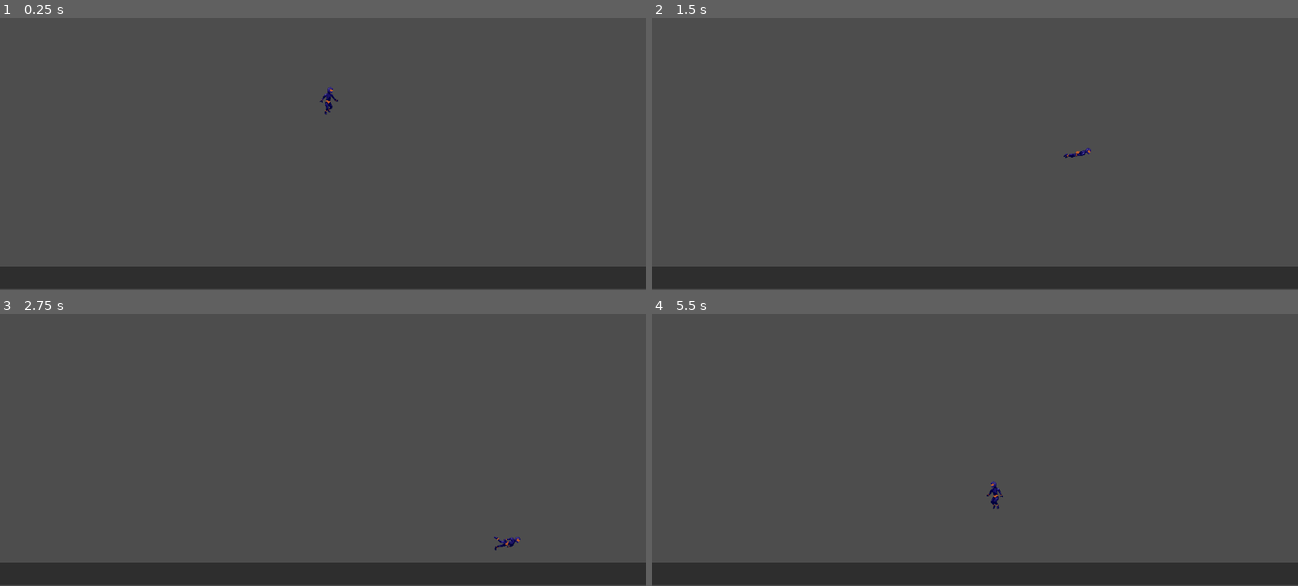
Above: before the commit, frames 1-4 (two rows, left to right).
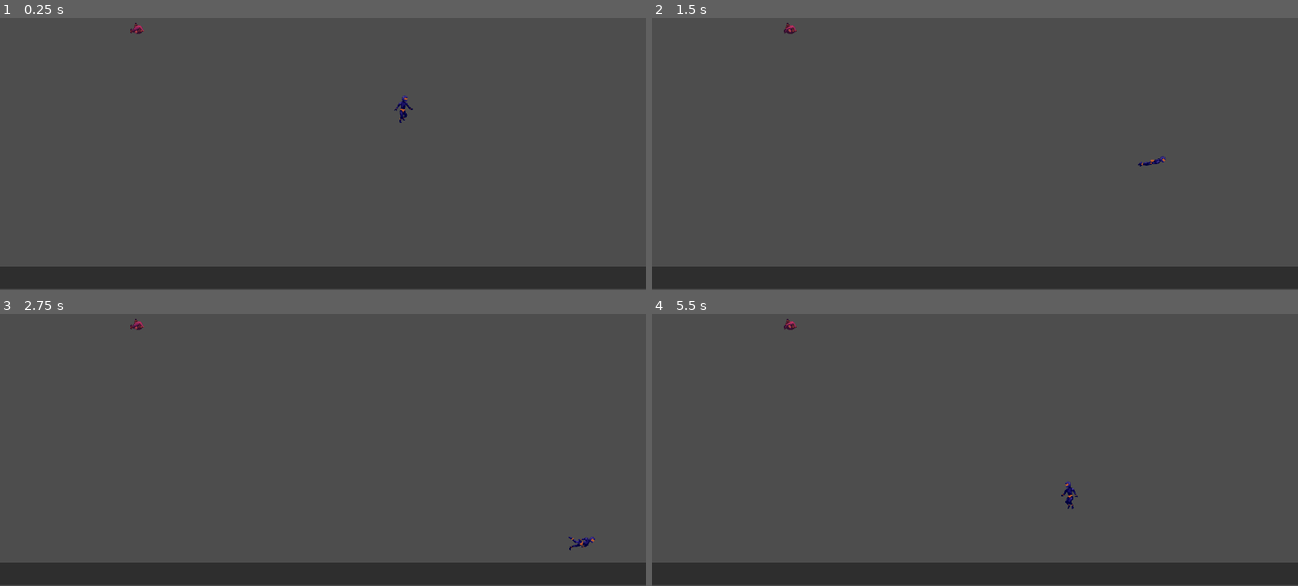
Above: after the commit, the same moments.

Repository: sammisetti2/Diver-Down
Game: Godot game, scene res://main.tscn
Same seed, same stepped clock (60 frames per second), same inputs: the game is played once before the commit and once after it.
Inputs:
- Up to frame 1 (0.25 s): no input
- Up to frame 2 (1.5 s): hold Right (ui_right) 0.53-1.28 s; hold Down (ui_down) from 1.28 s (still down)
- Up to frame 3 (2.75 s): release Down (ui_down) at 2.03 s; hold Right (ui_right) from 2.03 s (still down)
- Up to frame 4 (5.5 s): release Right (ui_right) at 2.78 s; hold Up (ui_up) 2.78-3.53 s; hold Left (ui_left) 3.53-5.03 s; hold Down (ui_down) from 5.03 s (still down)

The runs differ from the first frame. In frame 1, 0.2% of the frame differs, in the area x 20-64%, y 1-39%; in frame 2, 0.2%; in frame 3, 0.2%; in frame 4, 0.3%, in the area x 20-66%, y 1-72%.

Commit message:
Created Fish Scene
Created Fish Scene with swimming animation. Follows player on detection.

Diff:
--- /dev/null
+++ b/fish.gd
@@ -0,0 +1,40 @@
+extends CharacterBody2D
+
+
+const SPEED = 50.0
+
+@export var player : CharacterBody2D
+var chase = false
+
+# Get the gravity from the project settings to be synced with RigidBody nodes.
+var gravity = ProjectSettings.get_setting("physics/2d/default_gravity")
+
+func _ready():
+	get_node("AnimatedSprite2D").play("Default")
+	print(velocity)
+
+func _physics_process(delta):
+	if chase:
+		var player_position = player.position
+		var target_position = (player_position - self.position).normalized()
+
+		if target_position.x > 0:
+			get_node("AnimatedSprite2D").flip_h = false
+		else:
+			get_node("AnimatedSprite2D").flip_h = true
+
+		velocity = Vector2(target_position * SPEED)
+	else:
+		velocity = Vector2.ZERO
+
+	move_and_slide()
+
+
+func _on_player_detection_body_entered(body):
+	if body.name == "Player":
+		chase = true
+
+
+func _on_player_detection_body_exited(body):
+	if body.name == "Player":
+		chase = false
--- /dev/null
+++ b/fish.tscn
@@ -0,0 +1,65 @@
+[gd_scene load_steps=10 format=3 uid="uid://l68bvb1w4xdr"]
+
+[ext_resource type="Script" path="res://fish.gd" id="1_b125f"]
+[ext_resource type="Texture2D" uid="uid://c67qtfrwm0cug" path="res://underwater-diving-files/underwater-diving-files/PNG/enemies/fish.png" id="1_gjyke"]
+
+[sub_resource type="AtlasTexture" id="AtlasTexture_2cj4a"]
+atlas = ExtResource("1_gjyke")
+region = Rect2(0, 0, 32, 32)
+
+[sub_resource type="AtlasTexture" id="AtlasTexture_eiqee"]
+atlas = ExtResource("1_gjyke")
+region = Rect2(32, 0, 32, 32)
+
+[sub_resource type="AtlasTexture" id="AtlasTexture_j6kgl"]
+atlas = ExtResource("1_gjyke")
+region = Rect2(64, 0, 32, 32)
+
+[sub_resource type="AtlasTexture" id="AtlasTexture_i3afl"]
+atlas = ExtResource("1_gjyke")
+region = Rect2(96, 0, 32, 32)
+
+[sub_resource type="SpriteFrames" id="SpriteFrames_fugoc"]
+animations = [{
+"frames": [{
+"duration": 1.0,
+"texture": SubResource("AtlasTexture_2cj4a")
+}, {
+"duration": 1.0,
+"texture": SubResource("AtlasTexture_eiqee")
+}, {
+"duration": 1.0,
+"texture": SubResource("AtlasTexture_j6kgl")
+}, {
+"duration": 1.0,
+"texture": SubResource("AtlasTexture_i3afl")
+}],
+"loop": true,
+"name": &"Default",
+"speed": 5.0
+}]
+
+[sub_resource type="RectangleShape2D" id="RectangleShape2D_t6hmo"]
+size = Vector2(19, 15)
+
+[sub_resource type="CircleShape2D" id="CircleShape2D_pfuou"]
+radius = 140.175
+
+[node name="Fish" type="CharacterBody2D"]
+script = ExtResource("1_b125f")
+
+[node name="AnimatedSprite2D" type="AnimatedSprite2D" parent="."]
+sprite_frames = SubResource("SpriteFrames_fugoc")
+animation = &"Default"
+
+[node name="CollisionShape2D" type="CollisionShape2D" parent="."]
+position = Vector2(-0.5, 2.5)
+shape = SubResource("RectangleShape2D_t6hmo")
+
+[node name="PlayerDetection" type="Area2D" parent="."]
+
+[node name="CollisionShape2D" type="CollisionShape2D" parent="PlayerDetection"]
+shape = SubResource("CircleShape2D_pfuou")
+
+[connection signal="body_entered" from="PlayerDetection" to="." method="_on_player_detection_body_entered"]
+[connection signal="body_exited" from="PlayerDetection" to="." method="_on_player_detection_body_exited"]
--- a/main.tscn
+++ b/main.tscn
@@ -1,5 +1,6 @@
-[gd_scene load_steps=3 format=3 uid="uid://yx7vistqip8e"]
+[gd_scene load_steps=4 format=3 uid="uid://yx7vistqip8e"]
 
+[ext_resource type="PackedScene" uid="uid://l68bvb1w4xdr" path="res://fish.tscn" id="1_8vvhi"]
 [ext_resource type="PackedScene" uid="uid://b1ynmndmu6p7q" path="res://player.tscn" id="1_b0kxl"]
 
 [sub_resource type="RectangleShape2D" id="RectangleShape2D_4cjye"]
@@ -8,7 +9,13 @@
 [node name="Main" type="Node2D"]
 
 [node name="Player" parent="." instance=ExtResource("1_b0kxl")]
-position = Vector2(583, 305)
+position = Vector2(716, 320)
+
+[node name="Enemies" type="Node2D" parent="."]
+
+[node name="Fish" parent="Enemies" node_paths=PackedStringArray("player") instance=ExtResource("1_8vvhi")]
+position = Vector2(247, 180)
+player = NodePath("../../Player")
 
 [node name="Panel" type="Panel" parent="."]
 offset_left = -14.0
--- a/player.tscn
+++ b/player.tscn
@@ -246,7 +246,6 @@
 frame = 1
 
 [node name="CollisionShape2D" type="CollisionShape2D" parent="."]
-position = Vector2(3, 0)
 shape = SubResource("CapsuleShape2D_85ntm")
 
 [node name="AnimationPlayer" type="AnimationPlayer" parent="."]
